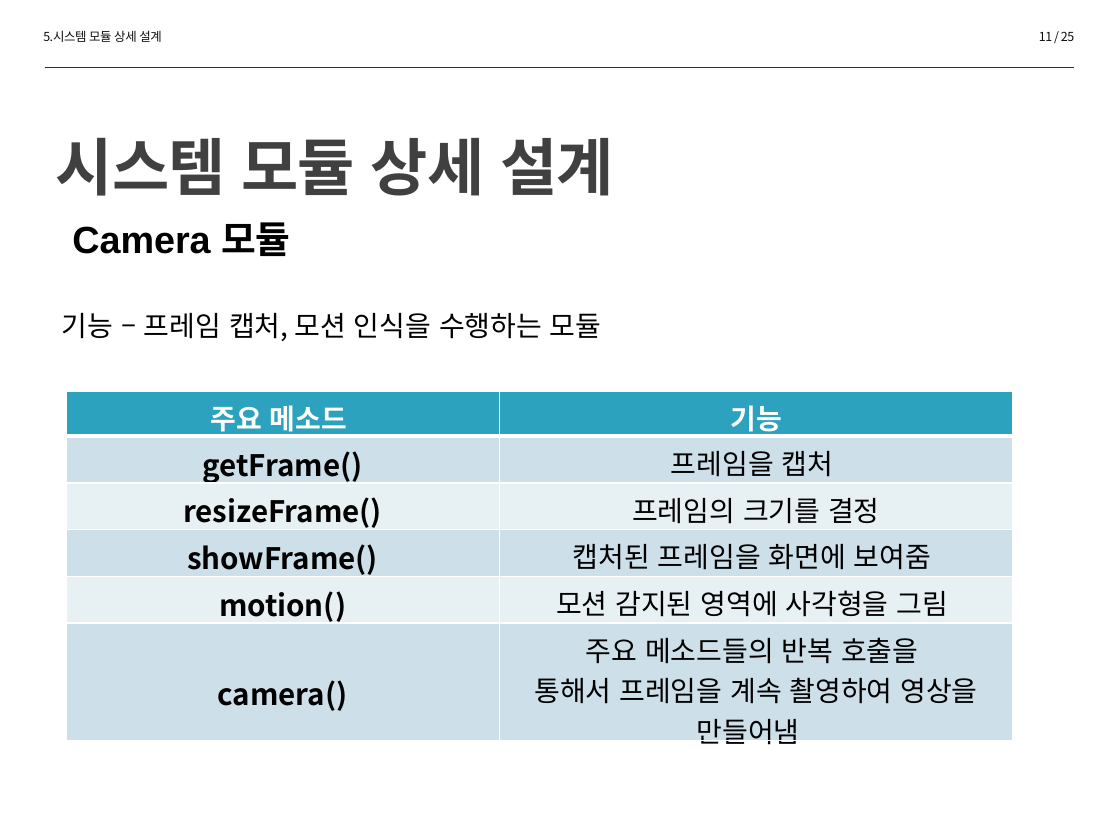
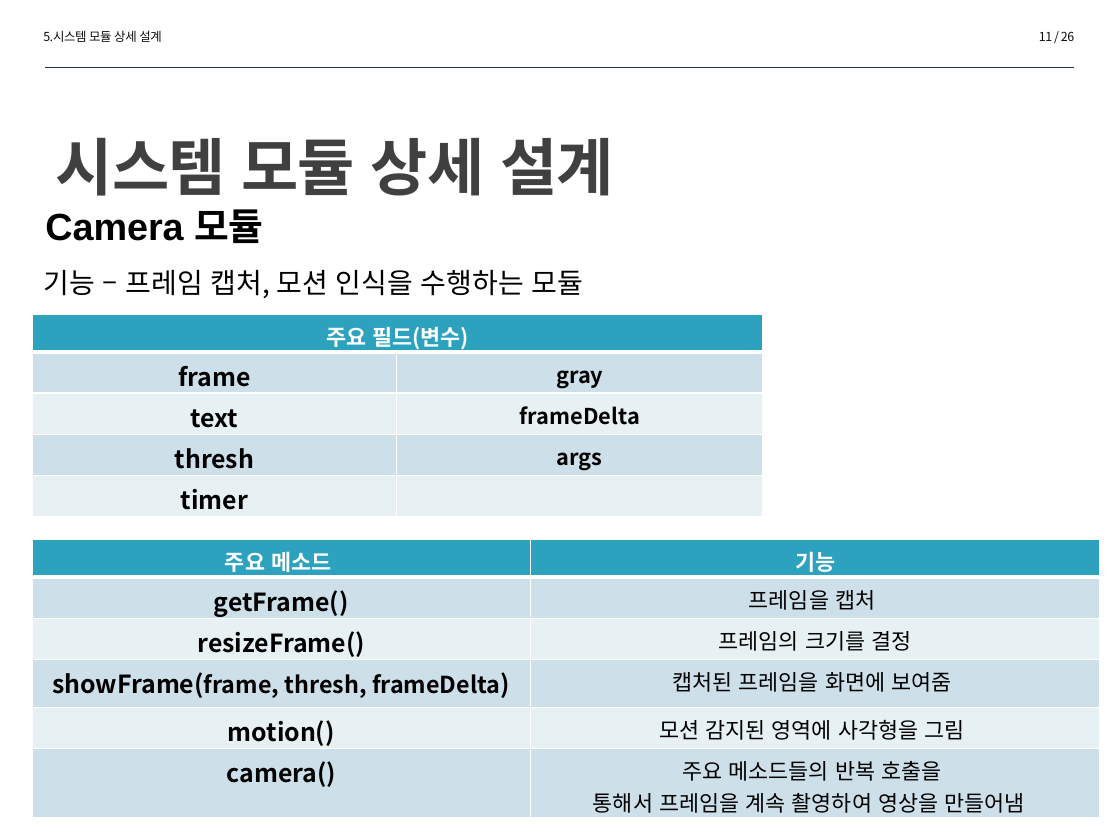
Before and after one commit to dlalscjf94/MinjeongLee, a slide deck: slide 11 of 설계서4-10(이민철,민준호,정재훈).pptx. Drawn at 1120x840 pixels with LibreOffice and Linux fonts; fonts in the diff are those of the drawing. Boxes give left, top, right and bottom in pixels: in the first picture for what was removed or moved away, otherwise in the second. Text is boxed around its words. In the diff, an @@ line names an element or a change of style, - is before the commit and + after.

```diff
--- a/설계서4-10(이민철,민준호,정재훈).pptx
+++ b/설계서4-10(이민철,민준호,정재훈).pptx
@@ page number at [1039, 31, 1074, 41]: text changed @@
-11 / 25
+11 / 26
@@ title "Camera 모듈": place and size @@
-title "Camera 모듈" at [72, 222, 290, 256]
+title "Camera 모듈" at [45, 209, 263, 243]
@@ text "기능 – 프레임 캡처, 모션 ...": place and size @@
-text "기능 – 프레임 캡처, 모션 ..." at [62, 313, 602, 341]
+text "기능 – 프레임 캡처, 모션 ..." at [43, 270, 584, 298]
@@ table added at [32, 315, 763, 516], 5 rows, 2 columns @@
+주요 필드(변수) | 
+frame | gray
+text | frameDelta
+thresh | args
+timer | 
@@ table at [32, 540, 1101, 818] @@
-row 4, column 1: showFrame()
+row 4, column 1: showFrame(frame, thresh, frameDelta)
@@ size 18 to 14 pt in "주요 메소드", "기능", "프레임을 캡처", "프레임의 크기를 결정" and 4 more places @@
@@ size 19 to 16 pt in "getFrame()", "resizeFrame()", "motion()", "camera()" @@
@@ table: place and size @@
-table at [66, 391, 1012, 754]
+table at [32, 540, 1101, 818]
```
Also in this commit, not shown: 4 other slides changed, 1 slide added.
